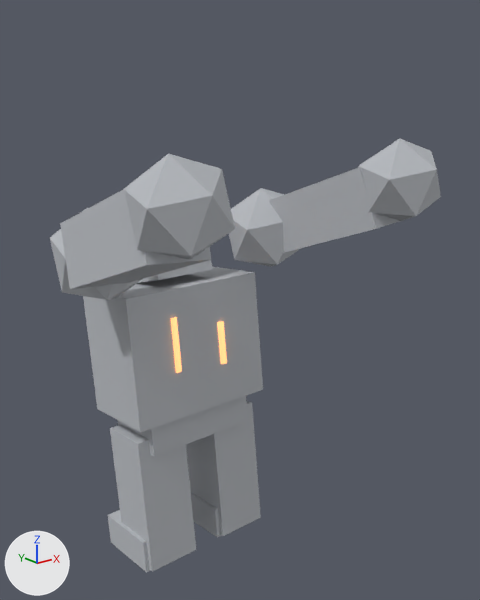
Two versions of the glTF model assets/animations/wave2/colossus_telegraph.glb, one commit apart.
Rendered twice from a camera (50 mm lens) standing at (-2.75, -4.19, 3.7) and looking at (0.15, -0.55, 2.25). Arrows for +X, +Y and +Z are at lower left; the lights stay in place. The first picture is the older version. Both versions are drawn at frame 22 of the action 'colossus_telegraph'; the numbers are the values there.

The scene before the commit, as lines of its bpy script (objects in view):
```python
me_cube_145 = bpy.data.meshes.new('Cube.145')
me_cube_145.from_pydata(...)  # a box spanning x -0.5..0.5, y -0.5..0.5, z -0.5..0.5
me_cube_145.materials.append(mat_stone)  # light grey #b8bbc0
ob_arm_l = bpy.data.objects.new('arm_l', None)
ob_arm_l.parent = ob_torso
ob_arm_l.location = (-0.747, 0.0145, 1.511)
ob_arm_l.rotation_euler = (-1.8, 0.0, 0.0)  # degrees (-103, 0, 0)
ob_arm_r = bpy.data.objects.new('arm_r', None)
ob_arm_r.parent = ob_torso
ob_arm_r.location = (0.747, 0.0145, 1.511)
ob_arm_r.rotation_euler = (-1.8, 0.0, 0.0)  # degrees (-103, 0, 0)
ob_head = bpy.data.objects.new('head', None)
ob_head.parent = ob_torso
ob_head.location = (0.0, 0.00197, 1.291)
ob_head.rotation_euler = (-0.16, 0.0, 0.0)  # degrees (-9.2, 0, 0)
ob_leg_l_006 = bpy.data.objects.new('leg_l.006', me_cube_145)
ob_leg_l_006.parent = ob_leg_l
ob_leg_l_006.location = (0.0, 0.0, -0.54)
ob_leg_l_006.scale = (0.42, 0.45, 1.08)
ob_lower_leg_l = bpy.data.objects.new('lower_leg_l', None)
ob_lower_leg_l.parent = ob_leg_l
ob_lower_leg_l.location = (0.0, 0.118, -0.836)
ob_torso = bpy.data.objects.new('torso', None)
ob_torso.parent = ob_root
ob_torso.location = (0.0, -0.0145, 1.022)
ob_torso.rotation_euler = (-0.12, 0.0, 0.0)  # degrees (-6.9, 0, 0)
# also in view: 'foot_l.004' at (-0.35, 0.02, 0.17); 'fist_r.001' at (0.88, -1.35, 3.13); 'fist_l.001' at (-0.88, -1.35, 3.13); 'arm_r.006' at (0.86, -0.79, 2.87); 'foot_r.004' at (0.35, 0.02, 0.17)
```
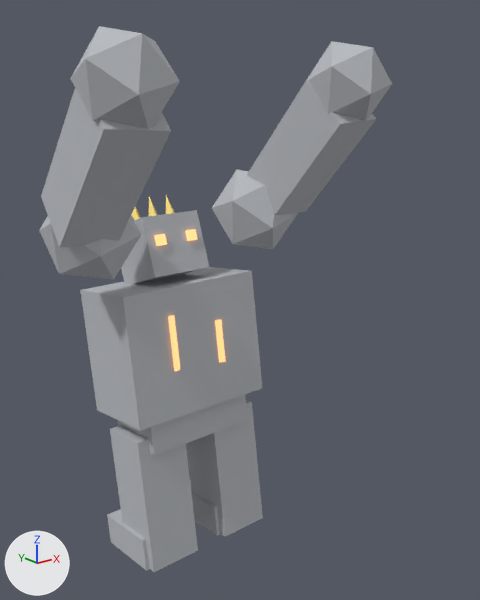
Not drawn themselves, but carrying or shaping drawn objects: ob_torso, ob_arm_l, ob_arm_r, ob_head, ob_lower_leg_l.

Location of each change, (x1, y1, x2, y2) in pixels of the pictures (480 x 600 px):
'torso.004', turned: before (83, 267, 263, 432); after (80, 267, 262, 431)
'arm_l.006', turned: before (60, 189, 211, 289); after (41, 88, 171, 247)
'fist_l.001', turned: before (124, 154, 235, 259); after (70, 26, 180, 129)
'arm_r.006', turned: before (269, 167, 400, 253); after (247, 80, 376, 215)
'fist_r.001', turned: before (358, 139, 441, 221); after (307, 41, 392, 123)
'leg_l.006', turned: before (110, 425, 196, 572); after (110, 425, 198, 572)
'leg_r.006', turned: before (186, 401, 261, 536); after (186, 400, 263, 537)
'shoulder_r.002', turned: before (229, 188, 301, 267); after (212, 169, 298, 249)
'head.008', turned: before (138, 260, 212, 283); after (121, 210, 209, 284)
'shoulder_l.002', turned: before (50, 208, 142, 300); after (39, 215, 141, 279)
'pelvis.001', turned: before (118, 396, 248, 456); after (117, 395, 248, 455)
'foot_l.004', turned, moved: before (107, 510, 196, 573); after (107, 509, 150, 571)
'foot_r.004', turned: before (189, 480, 221, 537); after (190, 480, 220, 535)
'crack_l', turned: before (171, 317, 182, 373); after (168, 315, 180, 371)
'crack_r', turned: before (217, 321, 227, 364); after (215, 320, 226, 363)
'eye_l.014', turned (not visible before): after (154, 234, 167, 246)
'eye_r.014', turned (not visible before): after (185, 229, 197, 241)
'crown_1', turned (not visible before): after (149, 197, 158, 216)
'crown_2', turned (not visible before): after (166, 195, 175, 214)
'crown_0', turned (not visible before): after (131, 206, 141, 220)

The change in detail:
Object 'torso' (ob_torso) turns from (-6.9, 0, 0) to (-8.6, 0, 0) degrees about x, y and z.
Object 'arm_l' (ob_arm_l) turns from (-103, 0, 0) to (-129, 0, 0) degrees about x, y and z.
Object 'arm_r' (ob_arm_r) turns from (-103, 0, 0) to (-129, 0, 0) degrees about x, y and z.
Object 'head' (ob_head) turns from (-9.2, 0, 0) to (-11, 0, 0) degrees about x, y and z.
Object 'lower_leg_l' (ob_lower_leg_l) moves from (0.0, 0.118, -0.836) to (0.0, 0.146, -0.822).
